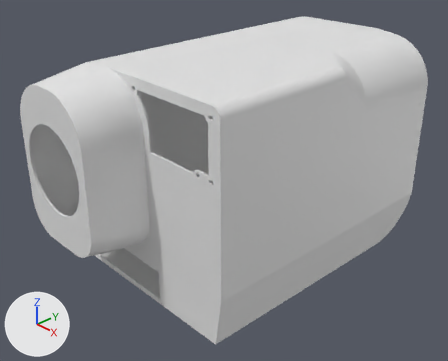
What one commit did to the Blender file case.blend.
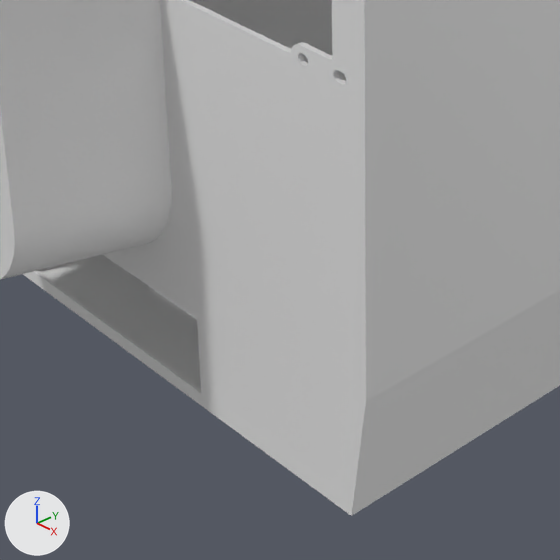
Each version is shown whole from a camera (50 mm lens) standing at (0.585, -0.522, 0.511) and looking at (-0.014, 0.038, 0.107), then close up on the part from 19% to 65% of the width and 43% to 100% of the height. The lights are fixed; the arrows at lower left show +X, +Y and +Z.
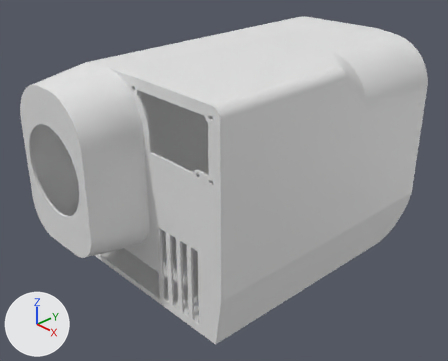
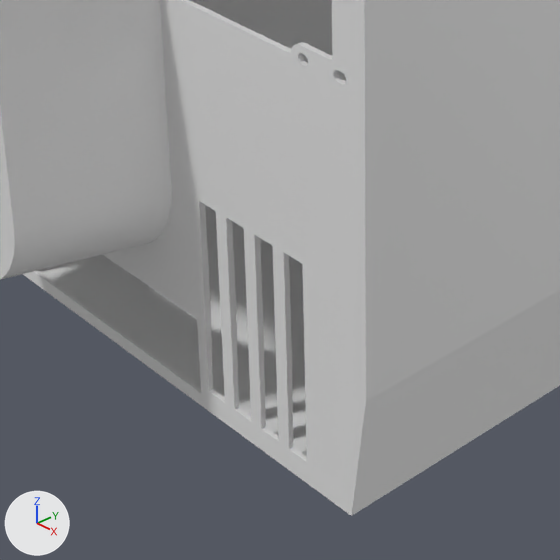
Commit message: add expansion slots

ob_cube is not drawn itself; it is used by a modifier of ob_cube_001.

Location of each change, (x1, y1, x2, y2) in pixels of the close-ups (560 x 560 px):
```json
{"object": "Cube.001", "change": "reshaped, modifiers changed", "before": [0, 0, 560, 516], "after": [0, 0, 560, 516]}
```

Scene script edits in JSON lines:
```json
{"op": "add", "block": "me_cube_004_1", "code": ["me_cube_004_1 = bpy.data.meshes.new('Cube.004')", "me_cube_004_1.from_pydata(...)  # a box spanning x -0.159..0.0, y 0.0..0.016, z 0.0..0.044; a box spanning x 0.006..0.019, y 0.0..0.02, z 0.005..0.114; a box spanning x 0.027..0.039, y 0.0..0.02, z 0.005..0.114; a box spanning x 0.047..0.06, y 0.0..0.02, z 0.005..0.114; a box spanning x 0.067..0.08, y 0.0..0.02, z 0.005..0.114"]}
{"block": "ob_cube_001", "where": "_m = ob_cube_001.modifiers.new('Boolean.004', 'BOOLEAN')"}
{"op": "set", "path": "_m.object", "old": "ob_cube", "new": "ob_mainboard_cutout"}
{"op": "remove", "block": "ob_cube", "code": ["ob_cube = bpy.data.objects.new('Cube', me_cube_004)", "ob_cube.location = (-0.05, -0.12, 0.02)", "ob_cube.scale = (0.0794, 0.00794, 0.0222)", "ob_cube.hide_set(True)"]}
{"op": "add", "block": "ob_mainboard_cutout", "code": ["ob_mainboard_cutout = bpy.data.objects.new('mainboard_cutout', me_cube_004_1)", "ob_mainboard_cutout.location = (0.0294, -0.128, -0.00223)", "ob_mainboard_cutout.hide_set(True)"]}
```
